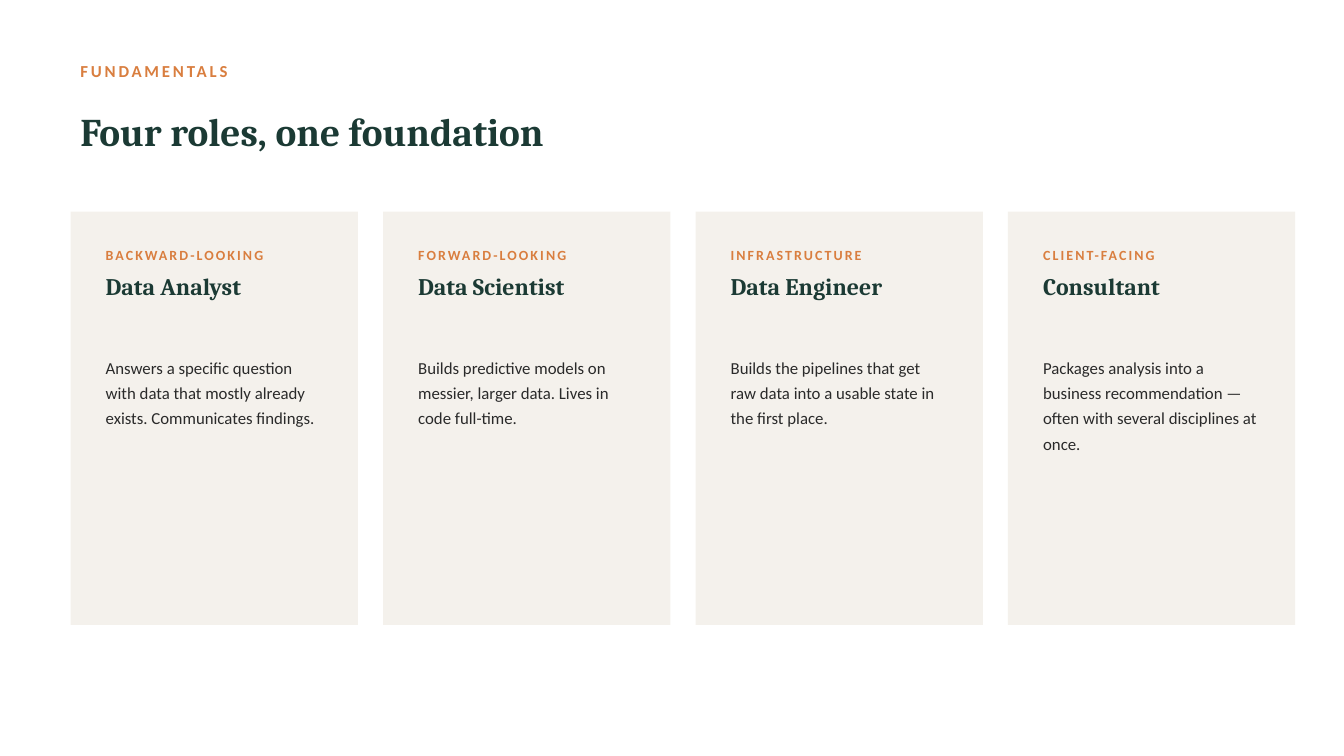
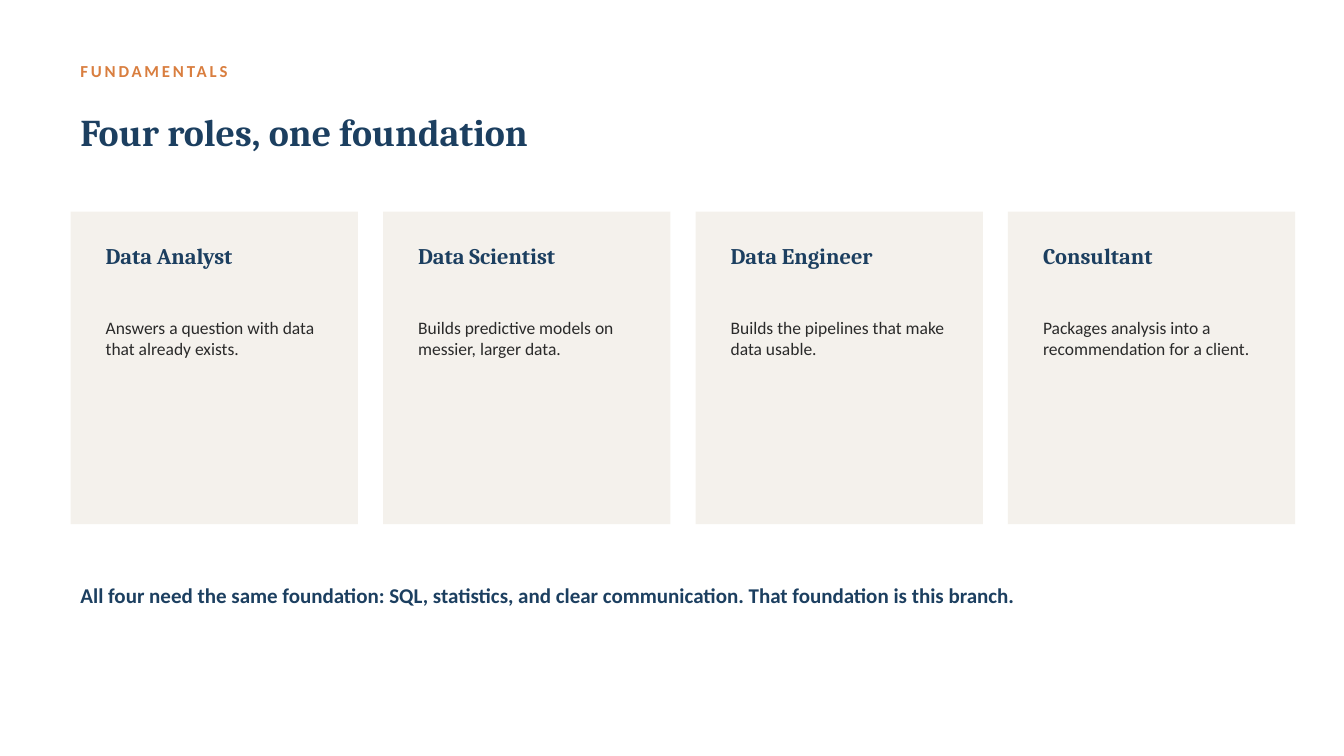
Before and after one commit to Zahi-Rahman/DSDG-Data-Analytics-Branch, a slide deck: slide 3 of week-01-fundamentals-and-github/slides/week-01-slides.pptx. Drawn at 1344x756 pixels with LibreOffice and Linux fonts; fonts in the diff are those of the drawing. Boxes give left, top, right and bottom in pixels: in the first picture for what was removed or moved away, otherwise in the second. Text is boxed around its words. In the diff, an @@ line names an element or a change of style, - is before the commit and + after.

```diff
--- a/week-01-fundamentals-and-github/slides/week-01-slides.pptx
+++ b/week-01-fundamentals-and-github/slides/week-01-slides.pptx
@@ text "Four roles, one foundation" at box(80, 119, 527, 151): size 28 to 27 pt, text colour #1B3A34 to #1C3F60 @@
@@ rectangle: place and size @@
-rectangle at box(71, 212, 358, 625)
+rectangle at box(71, 212, 358, 524)
@@ text removed at box(96, 237, 333, 272) @@
-BACKWARD-LOOKING
@@ rectangle: place and size @@
-rectangle at box(383, 212, 670, 625)
+rectangle at box(383, 212, 670, 524)
@@ text removed at box(408, 237, 645, 272) @@
-FORWARD-LOOKING
@@ rectangle: place and size @@
-rectangle at box(696, 212, 983, 625)
+rectangle at box(696, 212, 983, 524)
@@ rectangle: place and size @@
-rectangle at box(1008, 212, 1296, 625)
+rectangle at box(1008, 212, 1296, 524)
@@ 4 texts: place and size @@
-4 texts at box(106, 278, 1160, 301)
+4 texts at box(106, 248, 1152, 269)
@@ size 17 to 16 pt, text colour #1B3A34 to #1C3F60 in 4 elements at box(106, 248, 232, 269), box(418, 248, 555, 264), box(731, 248, 873, 269), box(1043, 248, 1152, 264) @@
@@ text removed at box(1033, 237, 1270, 272) @@
-CLIENT-FACING
@@ text removed at box(731, 251, 862, 260) @@
-INFRASTRUCTURE
@@ text at box(106, 322, 314, 358): text changed; size 12 to 12.5 pt @@
-Answers a specific question with data that mostly already exists. Communicates findings.
+Answers a question with data that already exists.
@@ text at box(418, 322, 613, 358): text changed; size 12 to 12.5 pt @@
-Builds predictive models on messier, larger data. Lives in code full-time.
+Builds predictive models on messier, larger data.
@@ text at box(731, 322, 944, 355): text changed; size 12 to 12.5 pt @@
-Builds the pipelines that get raw data into a usable state in the first place.
+Builds the pipelines that make data usable.
@@ text at box(1043, 322, 1249, 355): text changed; size 12 to 12.5 pt @@
-Packages analysis into a business recommendation — often with several disciplines at once.
+Packages analysis into a recommendation for a client.
@@ text added at box(80, 588, 1014, 606), 15 pt, text #1C3F60, bold @@
+All four need the same foundation: SQL, statistics, and clear communication. That foundation is this branch.
```
Also in this commit, not shown: 6 other slides changed, 3 slides removed, 2 other files.
